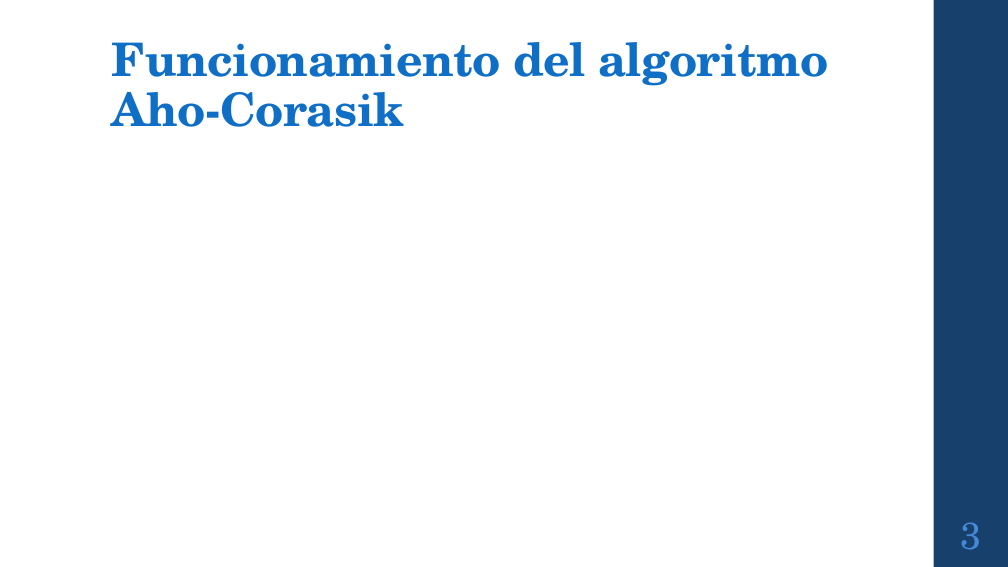
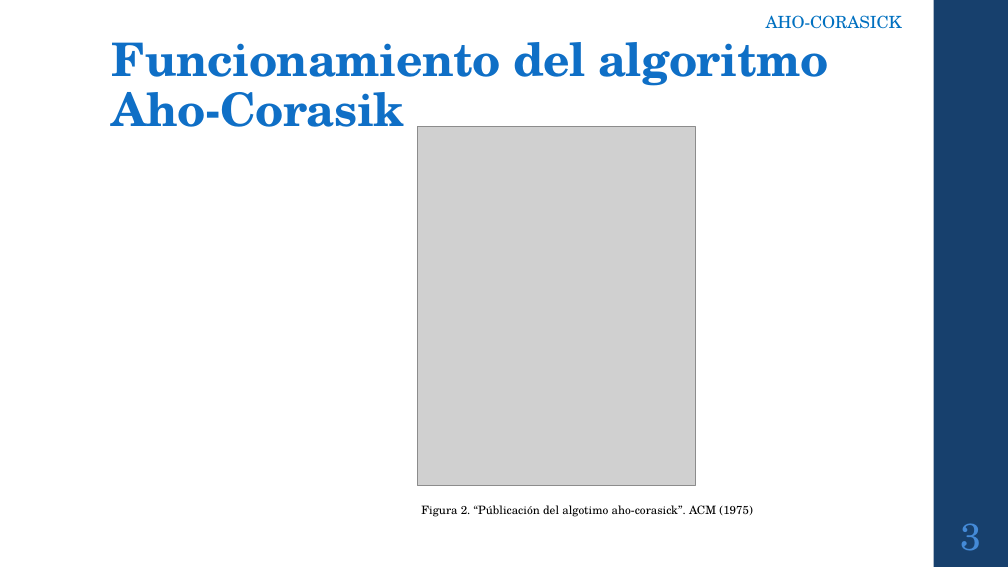
Before and after one commit to CursosIE/IE-0217-III-16-G1, a slide deck: slide 3 of Proyecto/proyectoFinal.pptx. Drawn at 1008x567 pixels with LibreOffice and Linux fonts; fonts in the diff are those of the drawing; grey boxes stand for pictures. Boxes give left, top, right and bottom in pixels: in the first picture for what was removed or moved away, otherwise in the second. Text is boxed around its words. In the diff, an @@ line names an element or a change of style, - is before the commit and + after.

```diff
--- a/Proyecto/proyectoFinal.pptx
+++ b/Proyecto/proyectoFinal.pptx
@@ text added at (x1=766, y1=15, x2=902, y2=29), 16 pt, text #0070C0 @@
+AHO-CORASICK
@@ picture added at (x1=417, y1=126, x2=696, y2=485) @@
@@ text added at (x1=421, y1=505, x2=752, y2=517), 11 pt, text #000000 @@
+Figura 2. “Públicación del algotimo aho-corasick”. ACM (1975)
```
Also in this commit, not shown: 8 other slides changed, 12 slides added, 12 slides removed.
